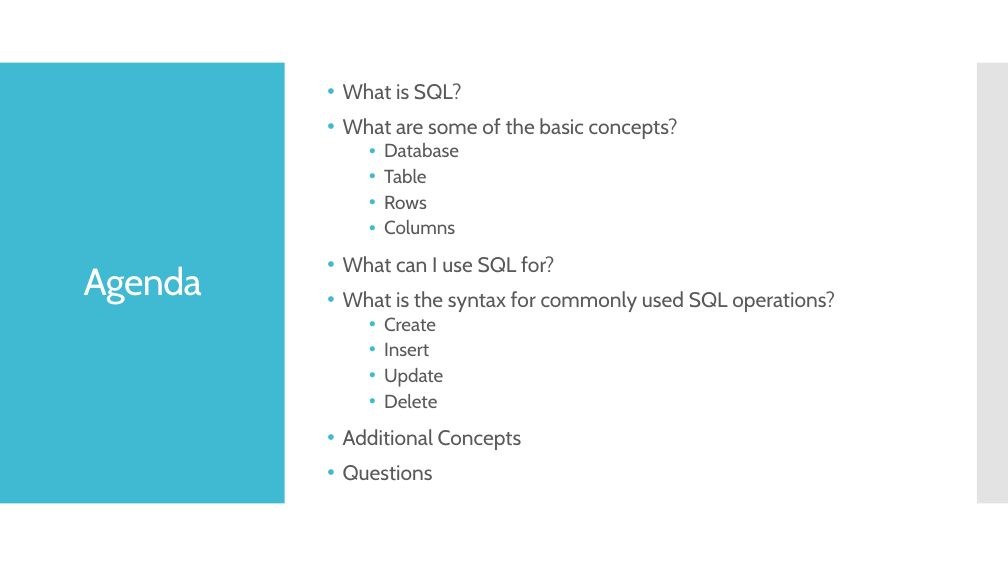
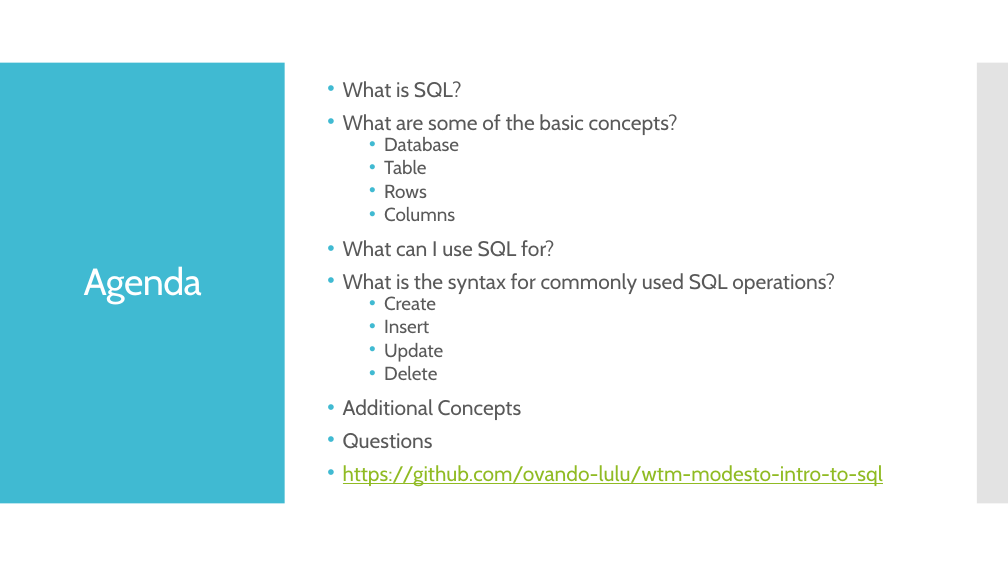
Before and after one commit to ovando-lulu/wtm-modesto-intro-to-sql, a slide deck: slide 2 of SQL INTRO.pptx. Drawn at 1008x567 pixels with LibreOffice and Linux fonts; fonts in the diff are those of the drawing. Boxes give left, top, right and bottom in pixels: in the first picture for what was removed or moved away, otherwise in the second. Text is boxed around its words. In the diff, an @@ line names an element or a change of style, - is before the commit and + after.

```diff
--- a/SQL INTRO.pptx
+++ b/SQL INTRO.pptx
@@ text at [343, 81, 835, 449]: line spacing 0.9 to 0.8 @@
@@ text at [343, 465, 883, 487]: paragraph added @@
+• https://github.com/ovando-lulu/wtm-modesto-intro-to-sql
```
